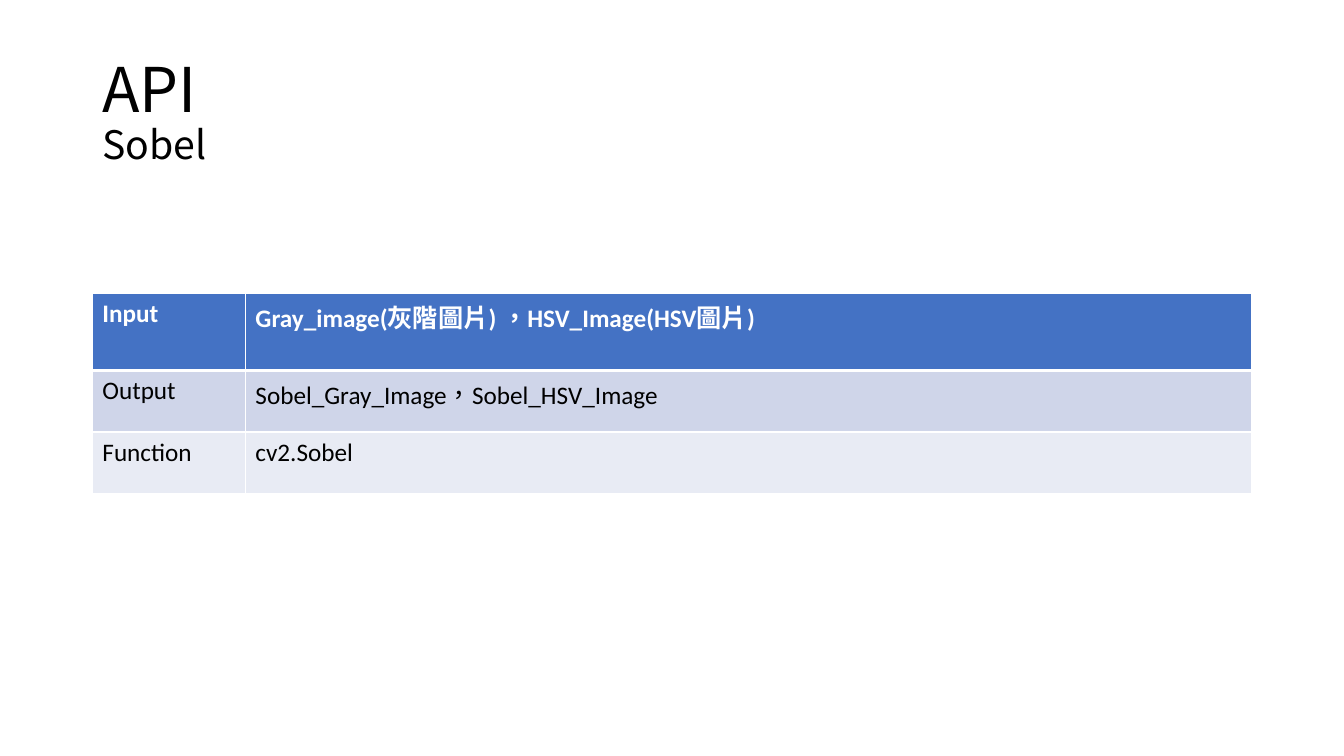
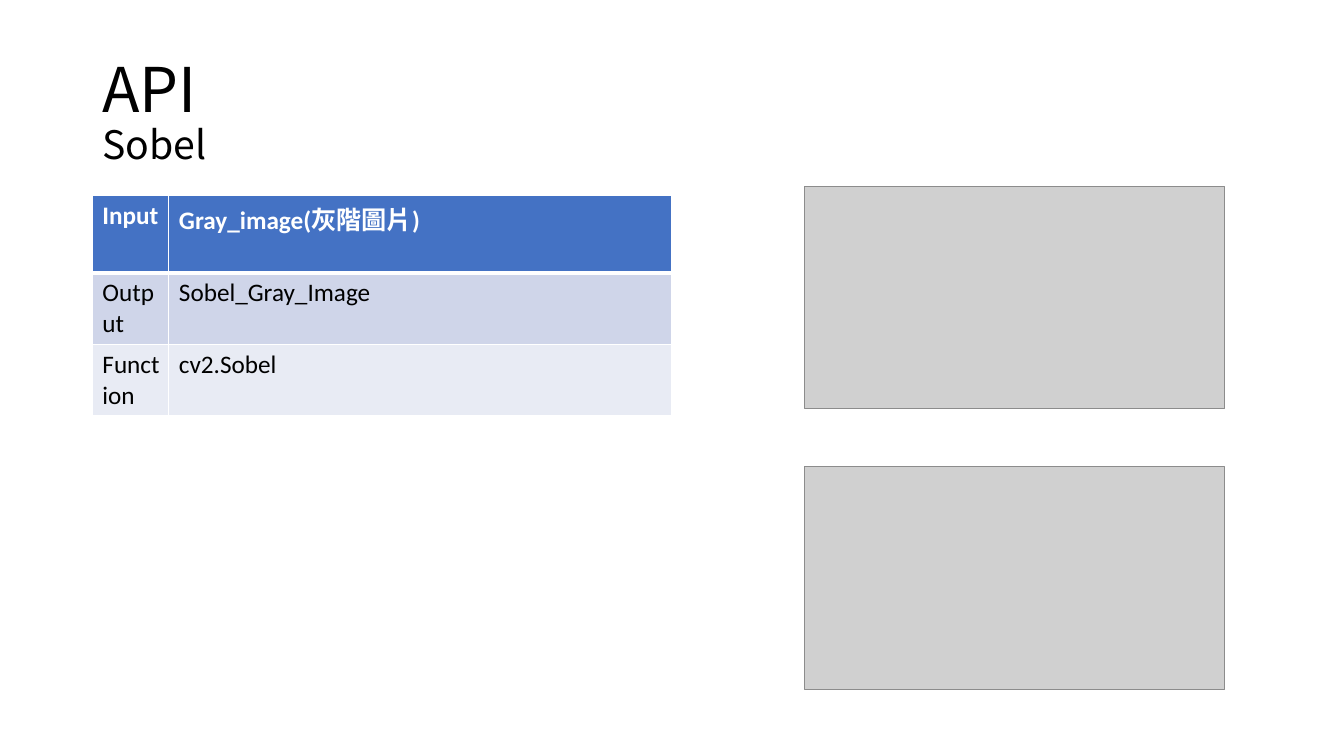
Before and after one commit to Koukya/image_processing_HW1, a slide deck: slide 5 of HW1.pptx. Drawn at 1344x756 pixels with LibreOffice and Linux fonts; fonts in the diff are those of the drawing; grey boxes stand for pictures. Boxes give left, top, right and bottom in pixels: in the first picture for what was removed or moved away, otherwise in the second. Text is boxed around its words. In the diff, an @@ line names an element or a change of style, - is before the commit and + after.

```diff
--- a/HW1.pptx
+++ b/HW1.pptx
@@ table at [93, 196, 673, 407] @@
-row 1, column 2: Gray_image(灰階圖片) ，HSV_Image(HSV圖片)
+row 1, column 2: Gray_image(灰階圖片)
-row 2, column 2: Sobel_Gray_Image，Sobel_HSV_Image
+row 2, column 2: Sobel_Gray_Image
@@ table: place and size @@
-table at [93, 293, 1252, 487]
+table at [93, 196, 673, 407]
@@ picture added at [805, 187, 1225, 409] @@
@@ picture added at [805, 467, 1225, 690] @@
```
Also in this commit, not shown: 3 other slides changed, 1 slide removed, 9 other files.
